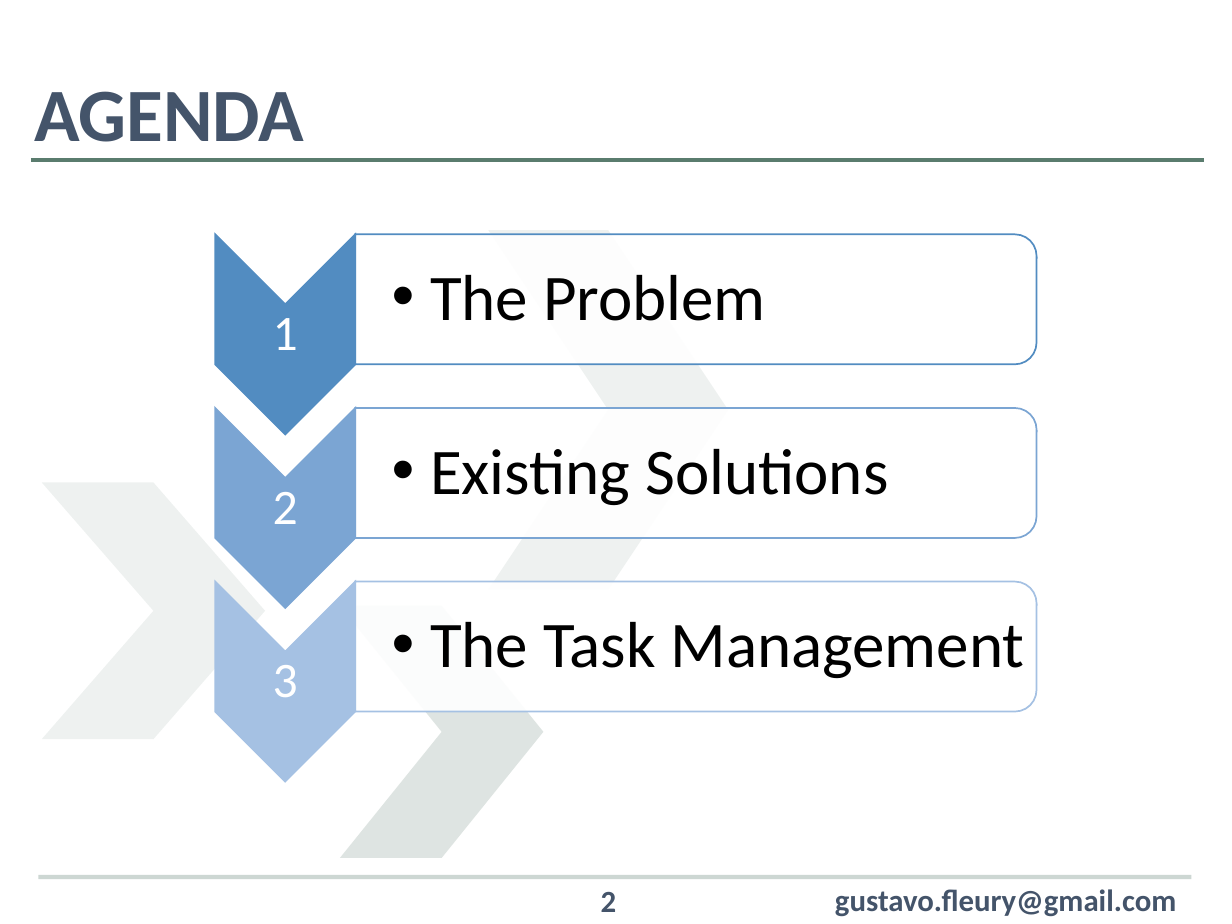
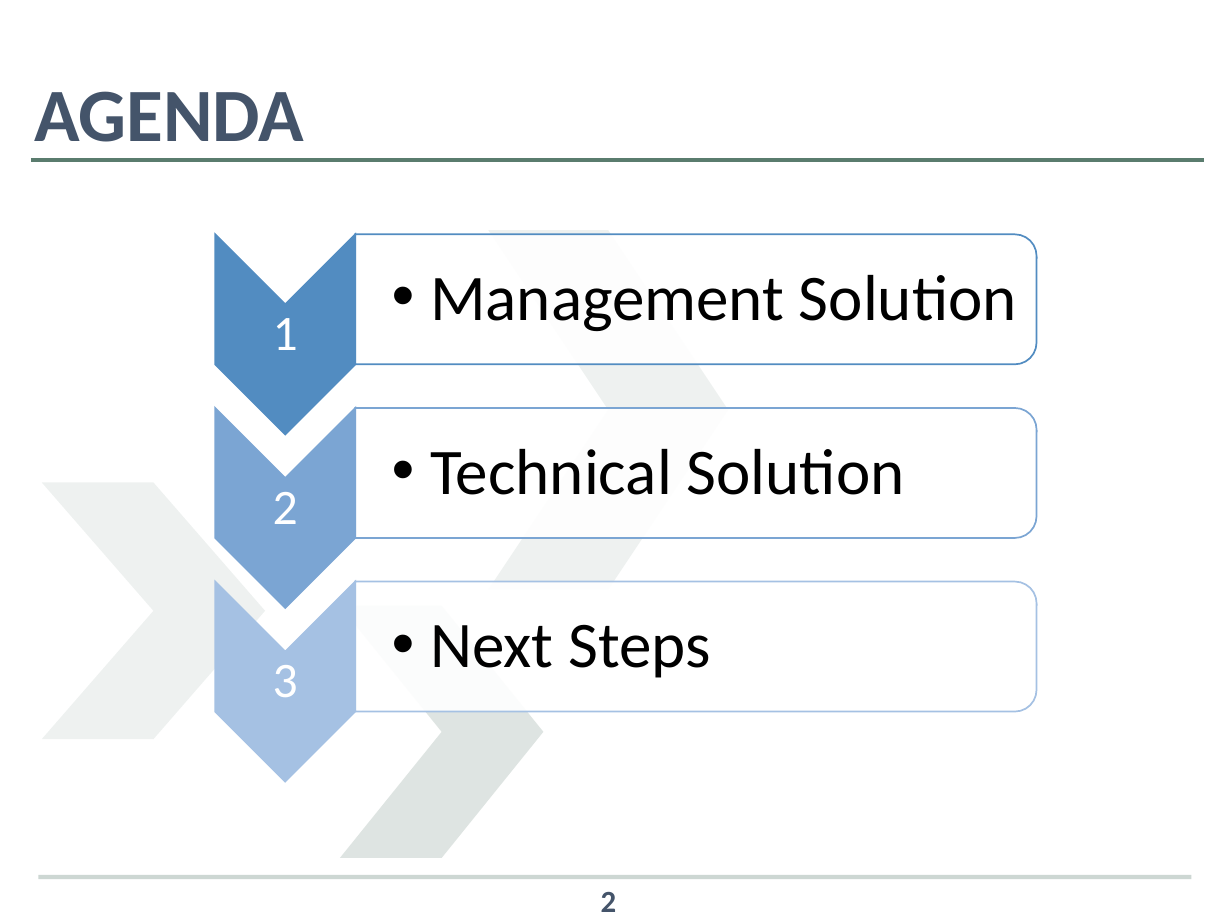
Before and after one commit to BERKANECylia/ADEO_Project, a slide deck: slide 2 of Documents/Presentation 1.pptx. Drawn at 1232x924 pixels with LibreOffice and Linux fonts; fonts in the diff are those of the drawing; background and template pictures are left out. Boxes give left, top, right and bottom in pixels: in the first picture for what was removed or moved away, otherwise in the second. Text is boxed around its words. In the diff, an @@ line names an element or a change of style, - is before the commit and + after.

```diff
--- a/Documents/Presentation 1.pptx
+++ b/Documents/Presentation 1.pptx
@@ text at [430, 275, 1017, 331]: text changed @@
-  •• The Problem
+  •• Management Solution
@@ text at [430, 449, 905, 495]: text changed @@
-  •• Existing Solutions
+  •• Technical Solution
@@ text at [430, 624, 711, 678]: text changed @@
-  •• The Task Management
+  •• Next Steps
@@ text removed at [835, 889, 1176, 916] @@
-gustavo.fleury@gmail.com
```
Also in this commit, not shown: 1 other slide changed, 7 slides added, 7 slides removed.
